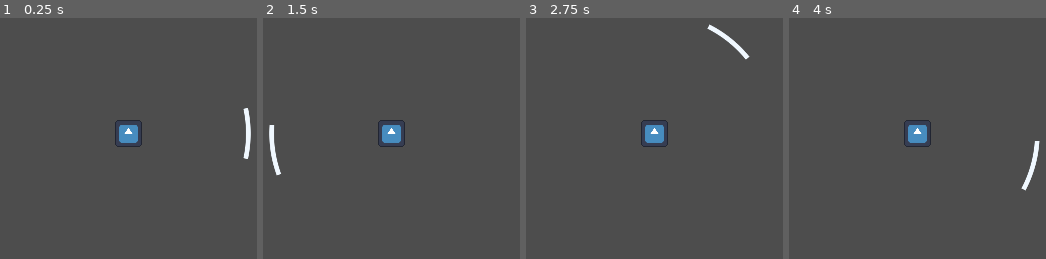
Above: before the commit, frames 1-4 (left to right).
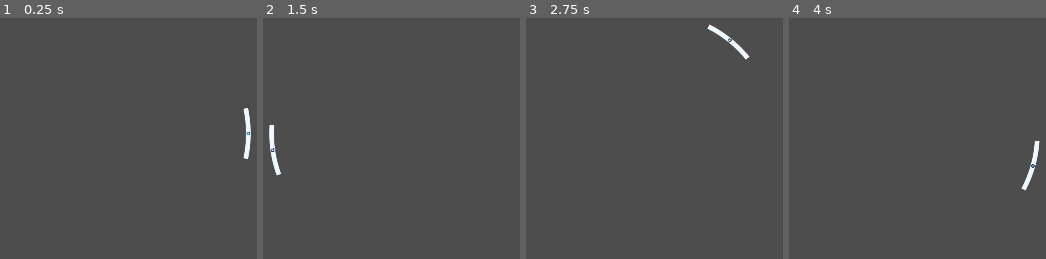
Above: after the commit, the same moments.

Repository: LStace/ball_escape
Game: Godot game, scene res://scenes/main.tscn
The game is run twice, just before and just after one commit, with the same random seed, the same clock (stepped at 60 frames per second) and the same inputs. The project has no main scene, so this scene is started directly. The engine's default icon, where the game draws it, is replaced by a stand-in: a white triangle on a blue panel in a dark square.
Inputs (mouse positions are in pixels of both pictures, inside the frame that each line leads up to):
- Up to frame 1 (0.25 s): no input
- Up to frame 2 (1.5 s): tap Enter at 0.5 s; move the mouse to (outside the picture) at 0.52 s; tap Space at 1.25 s; move the mouse to (outside the picture) at 1.27 s
- Up to frame 3 (2.75 s): tap Enter at 2 s; move the mouse to (734, 34) at 2.02 s
- Up to frame 4 (4 s): tap Space at 2.75 s; move the mouse to (876, 222) at 2.77 s; tap Enter at 3.5 s; move the mouse to (outside the picture) at 3.52 s

The runs differ from the first frame. In frame 1, 0.7% of the frame differs, in the area x 44-98%, y 42-54%; in frame 2, 0.7%, in the area x 3-56%, y 42-56%; in frame 3, 0.7%; in frame 4, 0.7%.

Commit message:
Created collision shape that matches arc
Created a collision shape that matches the shape of the drawn arc and rotates with it

Diff:
--- a/ball_escape/scenes/main.tscn
+++ b/ball_escape/scenes/main.tscn
@@ -1,13 +1,15 @@
-[gd_scene load_steps=4 format=3 uid="uid://cljl7cq2ykvnx"]
+[gd_scene load_steps=5 format=3 uid="uid://cljl7cq2ykvnx"]
 
 [ext_resource type="PackedScene" uid="uid://h7sq5y05acqs" path="res://scenes/ball.tscn" id="1_i6fym"]
 [ext_resource type="Script" path="res://scripts/PaddleOrbit.gd" id="2_ibtoi"]
+[ext_resource type="Texture2D" uid="uid://btck8yhxjkcsc" path="res://icon.svg" id="3_15u13"]
 
 [sub_resource type="PhysicsMaterial" id="PhysicsMaterial_w76jk"]
 
 [node name="Main" type="Node2D"]
 
 [node name="Ball" parent="." instance=ExtResource("1_i6fym")]
+visible = false
 
 [node name="Camera2D" type="Camera2D" parent="."]
 
@@ -18,7 +20,10 @@
 position = Vector2(288, 0)
 physics_material_override = SubResource("PhysicsMaterial_w76jk")
 
-[node name="CollisionShape2D" type="CollisionShape2D" parent="PaddleOrbit/Paddle"]
-debug_color = Color(0, 0.6, 0.701961, 0.419608)
+[node name="CollisionPolygon2D" type="CollisionPolygon2D" parent="PaddleOrbit/Paddle"]
+build_mode = 1
+polygon = PackedVector2Array(-11.293, 59.879, -6.578, 30.104, -5.702, 20.09, -5.395, 15.073, -5.253, -12.06, -5.395, -15.073, -5.702, -20.09, -6.578, -30.104, -11.293, -59.879, 4, -5, 4, 0, 4.175, 5)
 
-[node name="Polygon2D" type="Polygon2D" parent="PaddleOrbit/Paddle"]
+[node name="Sprite2D" type="Sprite2D" parent="PaddleOrbit/Paddle"]
+scale = Vector2(0.0625, 0.0625)
+texture = ExtResource("3_15u13")
--- a/ball_escape/scripts/PaddleOrbit.gd
+++ b/ball_escape/scripts/PaddleOrbit.gd
@@ -1,17 +1,47 @@
 extends Node2D
 
+@onready var collider = get_node("Paddle/CollisionPolygon2D")
+@onready var collision_polygon = collider.get_polygon()
+
 var mouse_pos
+var pi_denom = 15.0
+var arc_width = 10.0
 
 # Called when the node enters the scene tree for the first time.
 func _ready():
-	draw_arc(Vector2(50, 50), 40, 0, PI/2, 32, Color.WHITE, 2, true)
-
+	calculate_collision_shape()
+	pass
 
 # Called every frame. 'delta' is the elapsed time since the previous frame.
 func _physics_process(delta):
 	mouse_pos = get_global_mouse_position()
+	look_at(mouse_pos)
 	queue_redraw()
+	collider.set_polygon(collision_polygon)
 
 func _draw():
 	#draw_arc(position, position.distance_to($Paddle.position), get_angle_to($Paddle.position) + PI/15, get_angle_to($Paddle.position) - PI/15, 32, "ALICE_BLUE", 10, true)
-	draw_arc(position, position.distance_to($Paddle.position), get_angle_to(mouse_pos) + PI/15, get_angle_to(mouse_pos) - PI/15, 32, "ALICE_BLUE", 10, true)
+	draw_arc(position, position.distance_to($Paddle.position), get_angle_to(mouse_pos) + PI/pi_denom, get_angle_to(mouse_pos) - PI/pi_denom, 32, "ALICE_BLUE", arc_width, true)
+
+#calculate the shape of the collision to match the drawn arc
+func calculate_collision_shape():
+	collision_polygon = collider.get_polygon()
+	for i in range(0, 5):
+		var coord = get_point_on_arc(360 / pi_denom / (i + 1))
+		collision_polygon[i] = coord - Vector2(arc_width / 2, 0)
+		collision_polygon[8 - i] = coord * Vector2(1, -1) - Vector2(arc_width / 2, 0)
+
+	for i in collision_polygon:
+		print(i)
+
+	print(collision_polygon)
+
+#calculate the coordinates on the arc
+func get_point_on_arc(angle):
+	var radius = position.distance_to($Paddle.position)
+	# deg_to_rad because sin uses radians
+	# calculate the chord of the arc and the height of the segment
+	var chord = (radius * sin(deg_to_rad(angle))) / sin(deg_to_rad((180 - angle)/ 2))
+	var height = sqrt(radius**2 - (chord/2)**2)
+	# coordinates are local to the paddle, so take away to calculate distance from the paddle centre, not the circle center
+	return Vector2((radius - height) * -1, chord/2)
